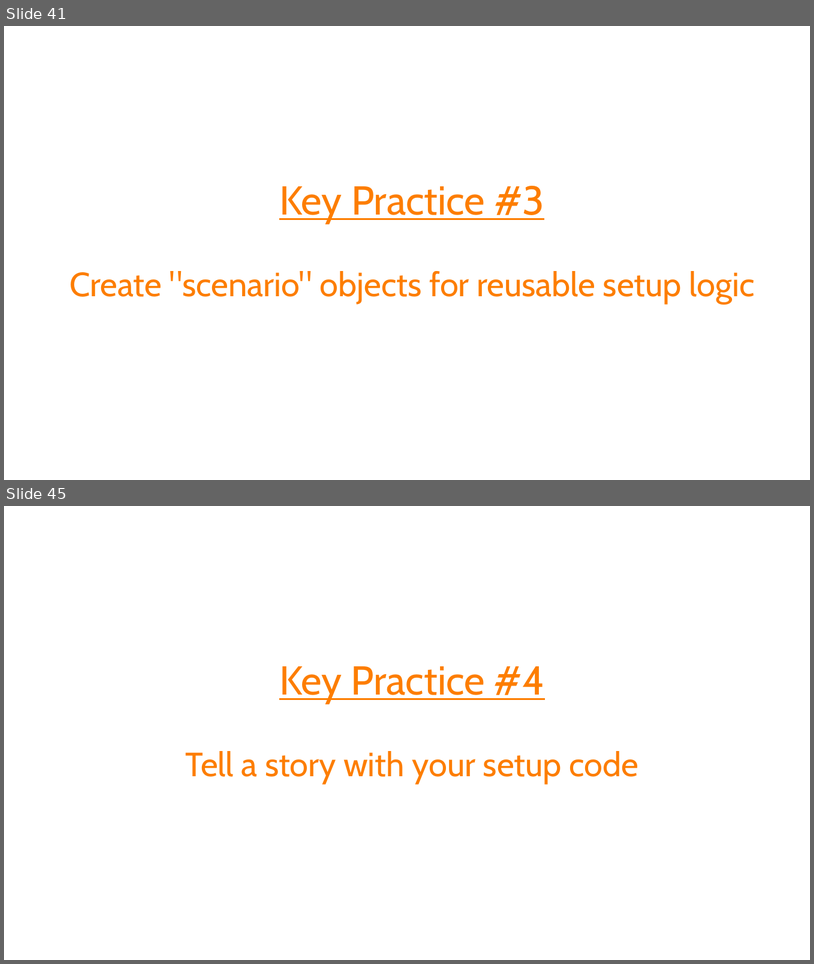
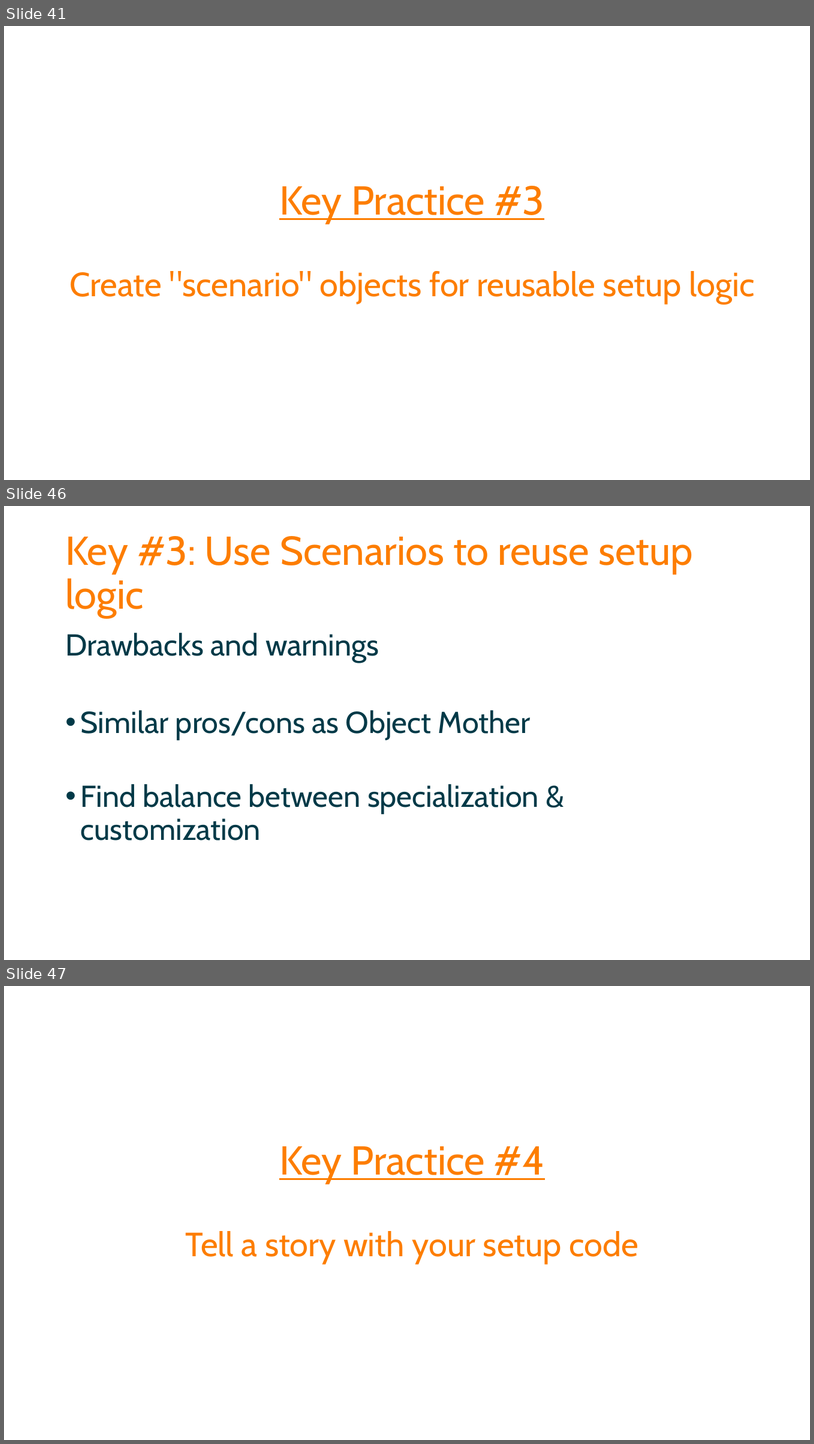
Before and after one commit to spetryjohnson/Talk-Patterns_of_Effective_Test_Setup, a slide deck: POETS - CodeMash 2017.pptx. Shown one above the other, each under a label of ours: slides 41 and 45 before the commit, slides 41, 46 and 47 after it; the slides between them are not shown. The pictures are 814x964 and 814x1444 pixels, drawn with LibreOffice and Linux fonts; fonts in the diff are those of the drawing. Boxes give left, top, right and bottom in pixels: in the first picture for what was removed or moved away, otherwise in the second. Text is boxed around its words. In the diff, an @@ line names an element or a change of style, - is before the commit and + after.

```diff
--- a/POETS - CodeMash 2017.pptx
+++ b/POETS - CodeMash 2017.pptx
@@ slide 46 added at [4,506,810,960], background #FFFFFF @@
@@ title added at [65,536,693,618], 48 pt, text #FD7D00 @@
+Key #3: Use Scenarios to reuse setup logic
@@ text added at [65,633,539,840], 36 pt, text #013947 @@
+Drawbacks and warnings
+• Similar pros/cons as Object Mother
+• Find balance between specialization & customization
@@ what was slide 45 is now slide 47 @@
```
Also in this commit, not shown: 4 slides changed, 4 other slides added, 3 slides removed, 1 other file.
